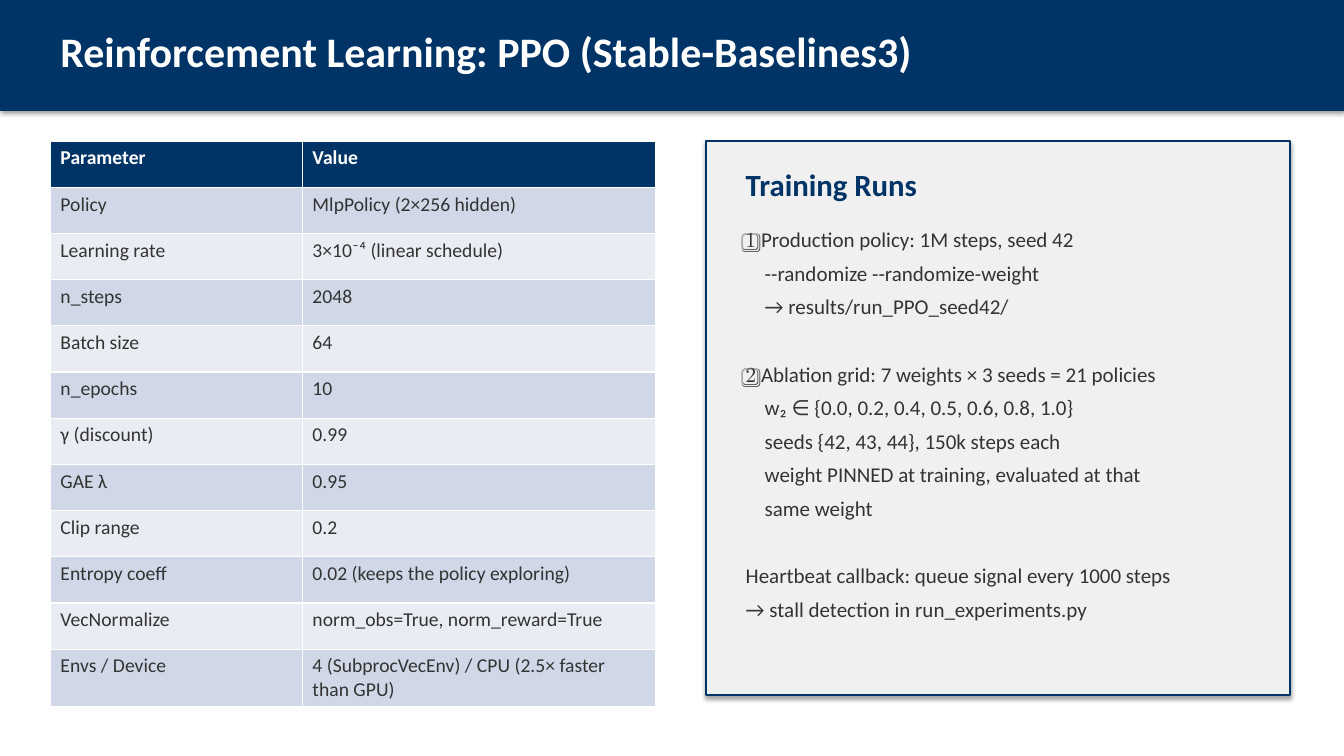
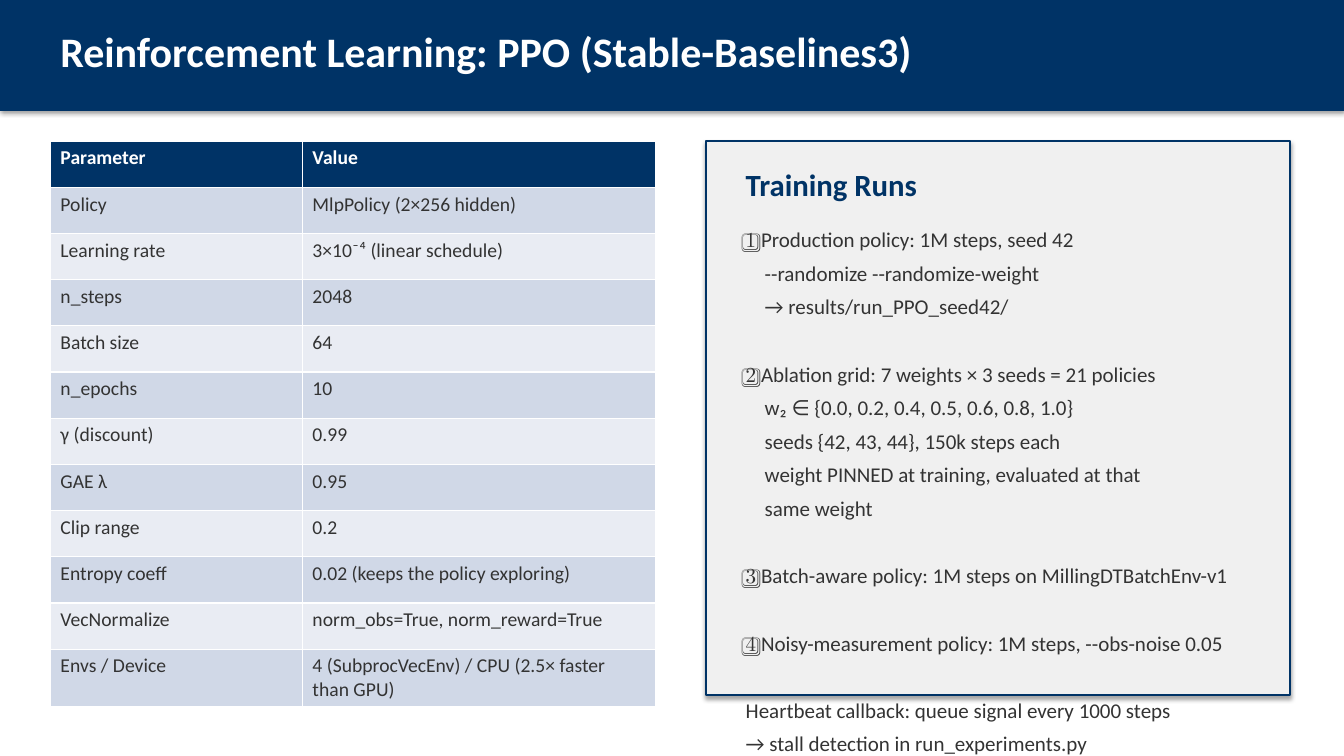
Before and after one commit to AbhinandIITM/AI-in-Mfg, a slide deck: slide 7 of report/presentation.pptx. Drawn at 1344x756 pixels with LibreOffice and Linux fonts; fonts in the diff are those of the drawing. Boxes give left, top, right and bottom in pixels: in the first picture for what was removed or moved away, otherwise in the second. Text is boxed around its words. In the diff, an @@ line names an element or a change of style, - is before the commit and + after.

```diff
--- a/report/presentation.pptx
+++ b/report/presentation.pptx
@@ text at [746,568,1227,656]: paragraphs added @@
+3️⃣ Batch-aware policy: 1M steps on MillingDTBatchEnv-v1
+4️⃣ Noisy-measurement policy: 1M steps, --obs-noise 0.05
```
Also in this commit, not shown: 18 other slides changed, 2 slides added, 9 other files.
